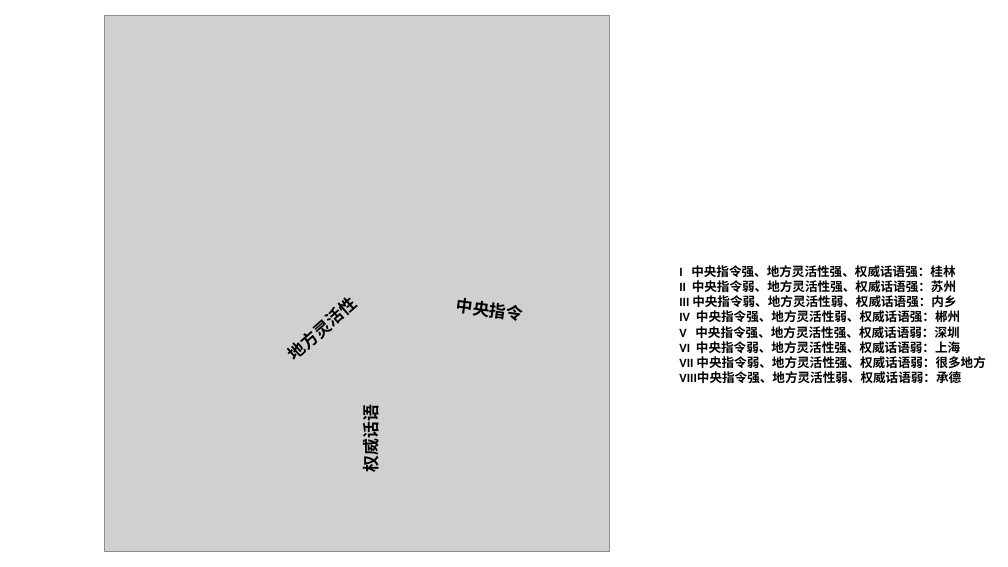
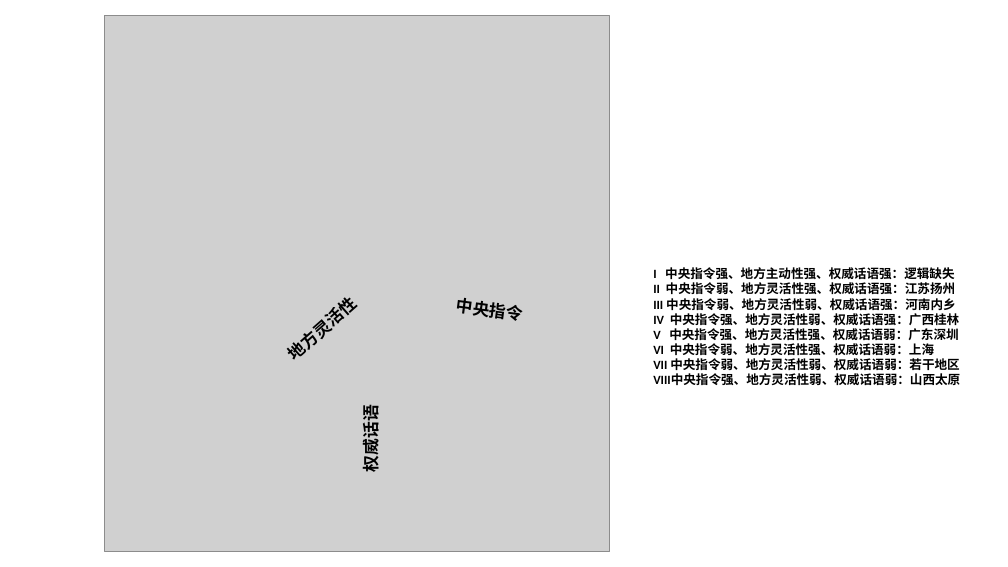
Before and after one commit to syfyufei/DoctoralQualificationExamination, a slide deck: slide 3 of figures/figure1.pptx. Drawn at 1008x567 pixels with LibreOffice and Linux fonts; fonts in the diff are those of the drawing; grey boxes stand for pictures. Boxes give left, top, right and bottom in pixels: in the first picture for what was removed or moved away, otherwise in the second. Text is boxed around its words. In the diff, an @@ line names an element or a change of style, - is before the commit and + after.

```diff
--- a/figures/figure1.pptx
+++ b/figures/figure1.pptx
@@ text "I 中央指令强、地方主动性强、权威话语强：逻辑缺失": place and size @@
-text "I 中央指令强、地方主动性强、权威话语强：逻辑缺失" at bbox=[679, 265, 985, 383]
+text "I 中央指令强、地方主动性强、权威话语强：逻辑缺失" at bbox=[653, 267, 960, 385]
@@ text at bbox=[653, 267, 959, 340]: text changed @@
-I 中央指令强、地方灵活性强、权威话语强：桂林
-II 中央指令弱、地方灵活性强、权威话语强：苏州
-III 中央指令弱、地方灵活性弱、权威话语强：内乡
-IV 中央指令强、地方灵活性弱、权威话语强：郴州
-V 中央指令强、地方灵活性强、权威话语弱：深圳
+I 中央指令强、地方主动性强、权威话语强：逻辑缺失
+II 中央指令弱、地方灵活性强、权威话语强：江苏扬州
+III 中央指令弱、地方灵活性弱、权威话语强：河南内乡
+IV 中央指令强、地方灵活性弱、权威话语强：广西桂林
+V 中央指令强、地方灵活性强、权威话语弱：广东深圳
@@ text at bbox=[653, 358, 960, 385]: text changed @@
-VII 中央指令弱、地方灵活性强、权威话语弱：很多地方
-VIII中央指令强、地方灵活性弱、权威话语弱：承德
+VII 中央指令弱、地方灵活性弱、权威话语弱：若干地区
+VIII中央指令强、地方灵活性弱、权威话语弱：山西太原
```
Also in this commit, not shown: 12 other files.
